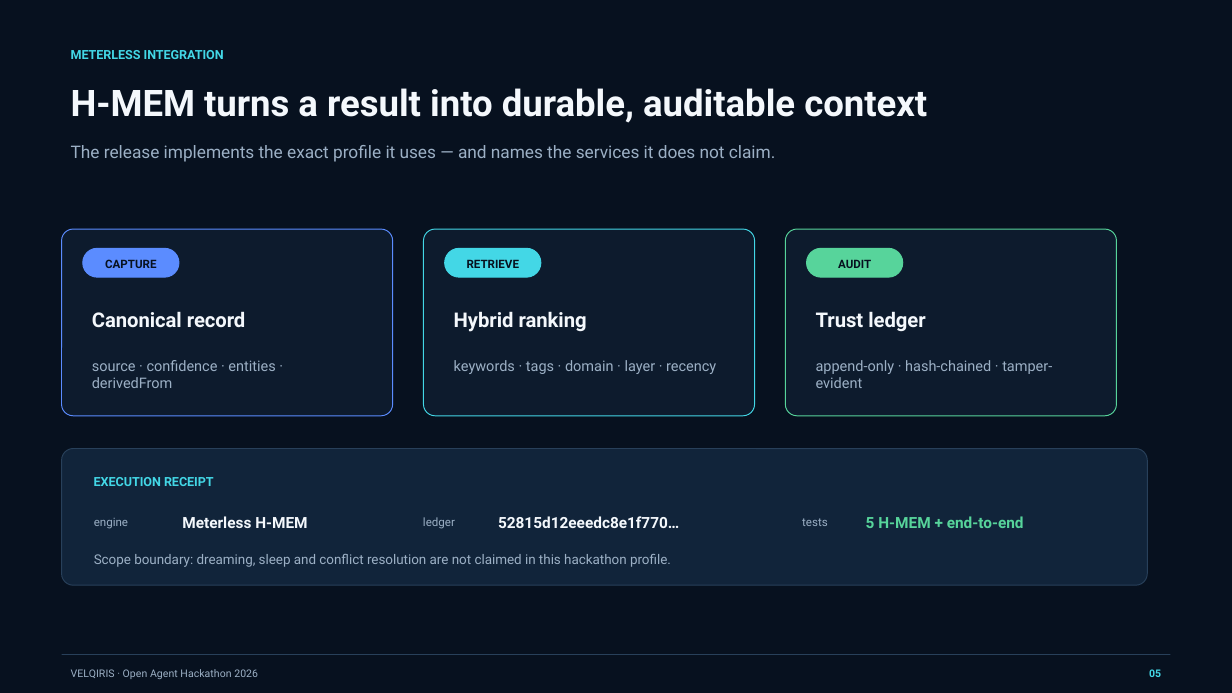
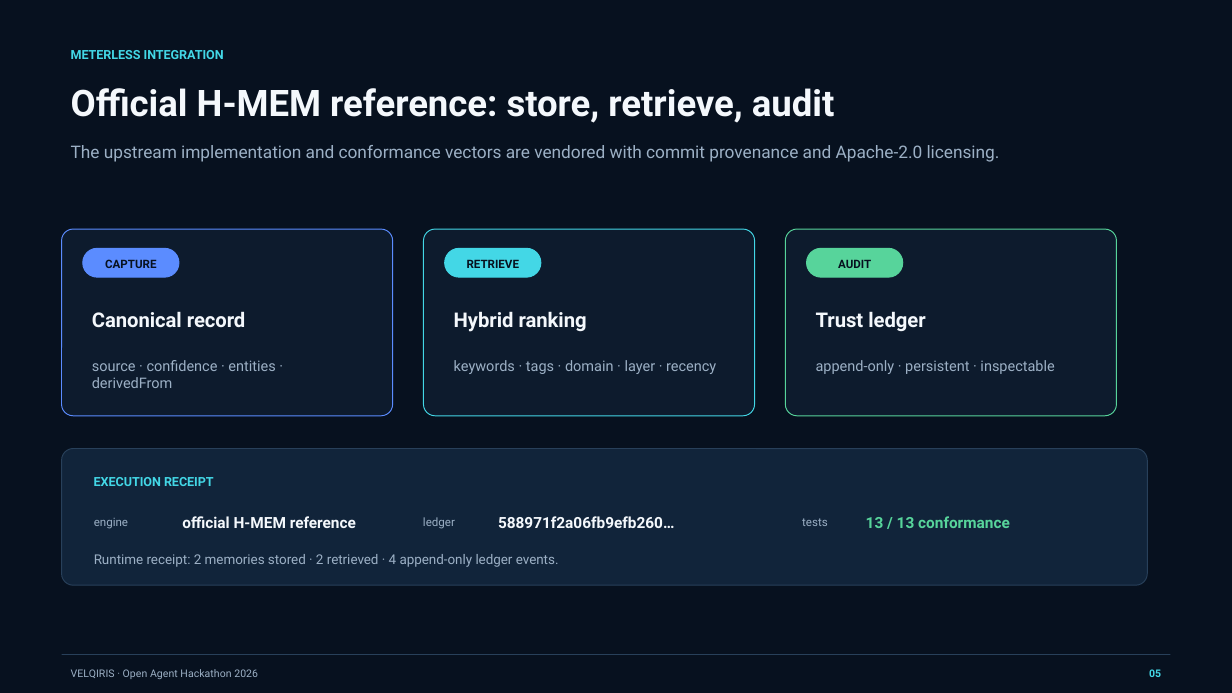
Before and after one commit to genesiscode2026/velqiris-open-agent-2026, a slide deck: slide 5 of artifacts/VELQIRIS_Open_Agent_2026_Pitch_Deck.pptx. Drawn at 1232x693 pixels with LibreOffice and Linux fonts; fonts in the diff are those of the drawing. Boxes give left, top, right and bottom in pixels: in the first picture for what was removed or moved away, otherwise in the second. Text is boxed around its words. In the diff, an @@ line names an element or a change of style, - is before the commit and + after.

Commit message:
Finalize verified Zetaris and Meterless submission evidence

```diff
--- a/artifacts/VELQIRIS_Open_Agent_2026_Pitch_Deck.pptx
+++ b/artifacts/VELQIRIS_Open_Agent_2026_Pitch_Deck.pptx
@@ text at [71,88,835,123]: text changed @@
-H‑MEM turns a result into durable, auditable context
+Official H‑MEM reference: store, retrieve, audit
@@ text at [71,145,1000,162]: text changed @@
-The release implements the exact profile it uses — and names the services it does not claim.
+The upstream implementation and conformance vectors are vendored with commit provenance and Apache-2.0 licensing.
@@ text at [816,360,1054,374]: text changed @@
-append-only · hash-chained · tamper-evident
+append-only · persistent · inspectable
@@ text at [182,516,356,528]: text changed @@
-Meterless H-MEM
+official H‑MEM reference
@@ text at [498,516,674,528]: text changed @@
-52815d12eeedc8e1f770…
+588971f2a06fb9efb260…
@@ text at [866,516,1010,528]: text changed @@
-5 H‑MEM + end-to-end
+13 / 13 conformance
@@ text at [94,554,559,567]: text changed @@
-Scope boundary: dreaming, sleep and conflict resolution are not claimed in this hackathon profile.
+Runtime receipt: 2 memories stored · 2 retrieved · 4 append-only ledger events.
```
Also in this commit, not shown: 5 other slides changed, 41 other files.
